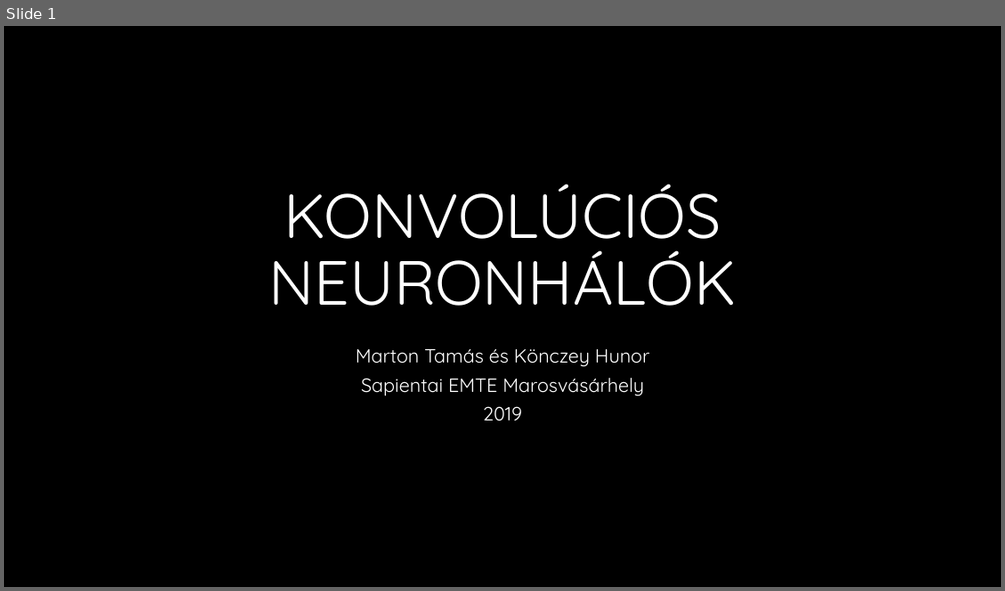
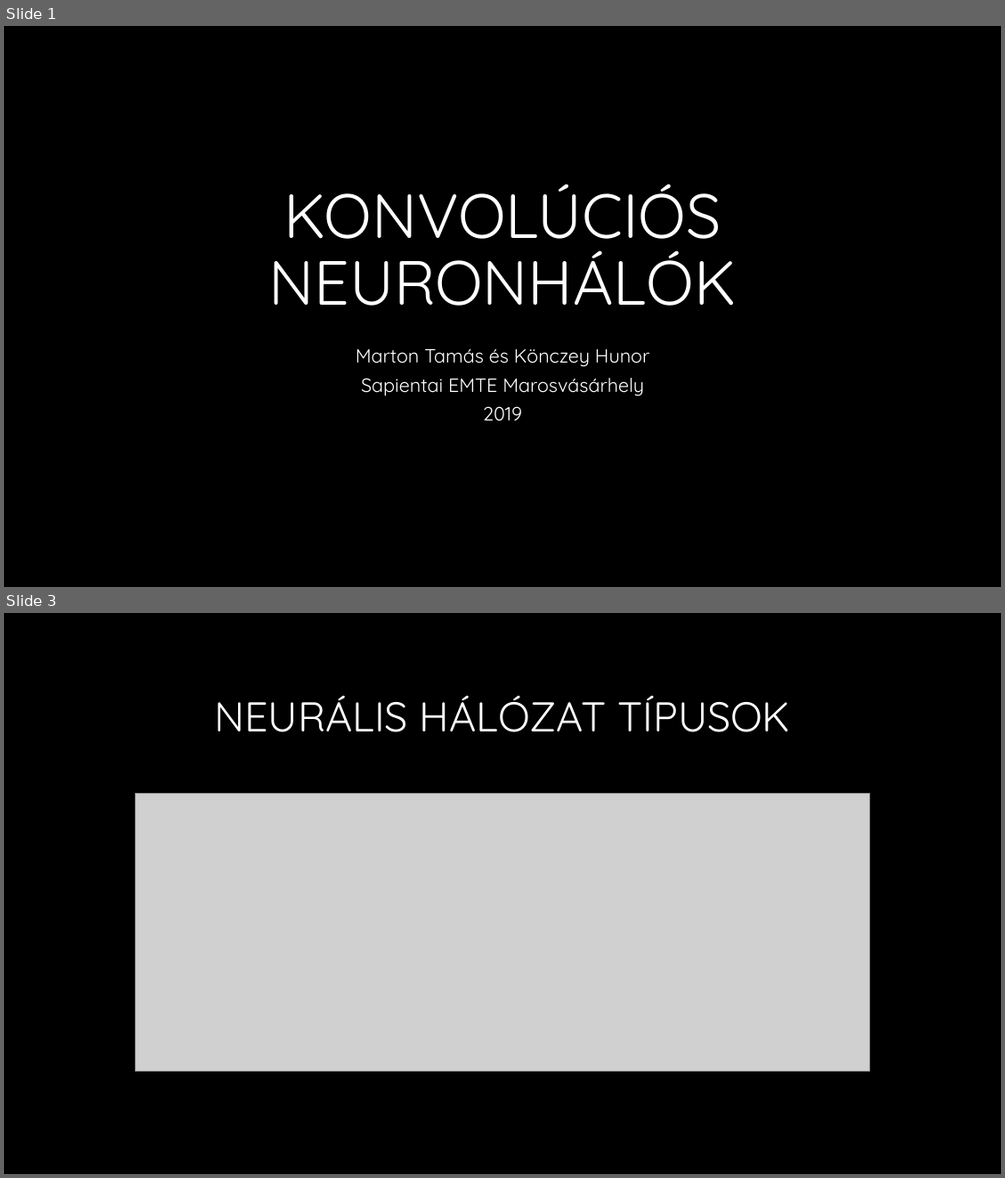
Before and after one commit to martontamas92/CNN, a slide deck: Konvolúciós neuronhálók.pptx. Shown one above the other, each under a label of ours: slide 1 before the commit, slides 1 and 3 after it; the slides between them are not shown. The pictures are 1005x591 and 1005x1178 pixels, drawn with LibreOffice and Linux fonts; fonts in the diff are those of the drawing; grey boxes stand for pictures; background and template pictures are left out. Boxes give left, top, right and bottom in pixels: in the first picture for what was removed or moved away, otherwise in the second. Text is boxed around its words. In the diff, an @@ line names an element or a change of style, - is before the commit and + after.

```diff
--- a/Konvolúciós neuronhálók.pptx
+++ b/Konvolúciós neuronhálók.pptx
@@ slide 3 added at (4, 613, 1001, 1174), background #000000 @@
@@ title added at (214, 695, 791, 732), 40 pt, text #FFFFFF @@
+NEURÁLIS HÁLÓZAT TÍPUSOK
@@ picture added at (136, 793, 870, 1070) @@
```
Also in this commit, not shown: 1 other slide added.
